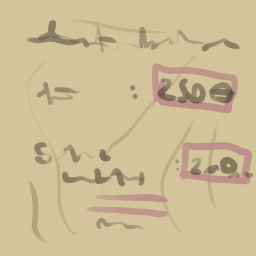
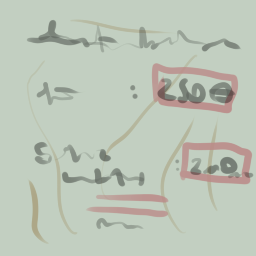
Before/after of a 256×256 layered artwork. What changed in the layer stack:
painted on "Paint Layer 7" (1st of 3, in "Seal" › "Copy of 2") over [left=0, top=0, right=256, bottom=256]
added layer "Paint Layer 8" (60%) in group "Seal" over [left=0, top=0, right=256, bottom=256]
painted on "Background" over [left=0, top=0, right=256, bottom=256]
